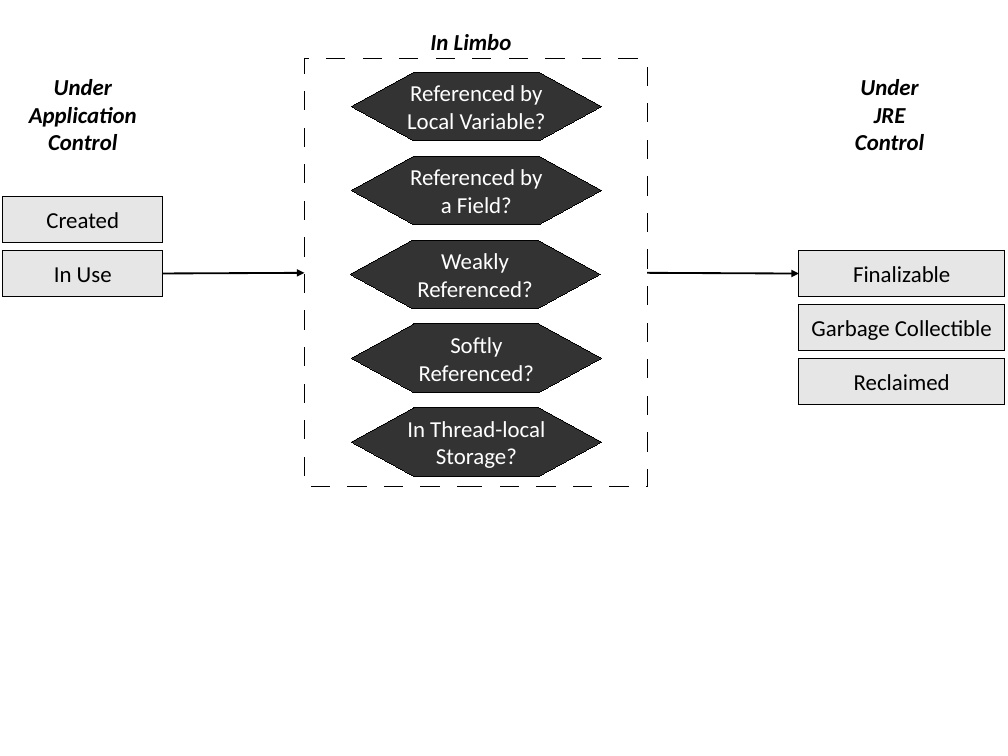
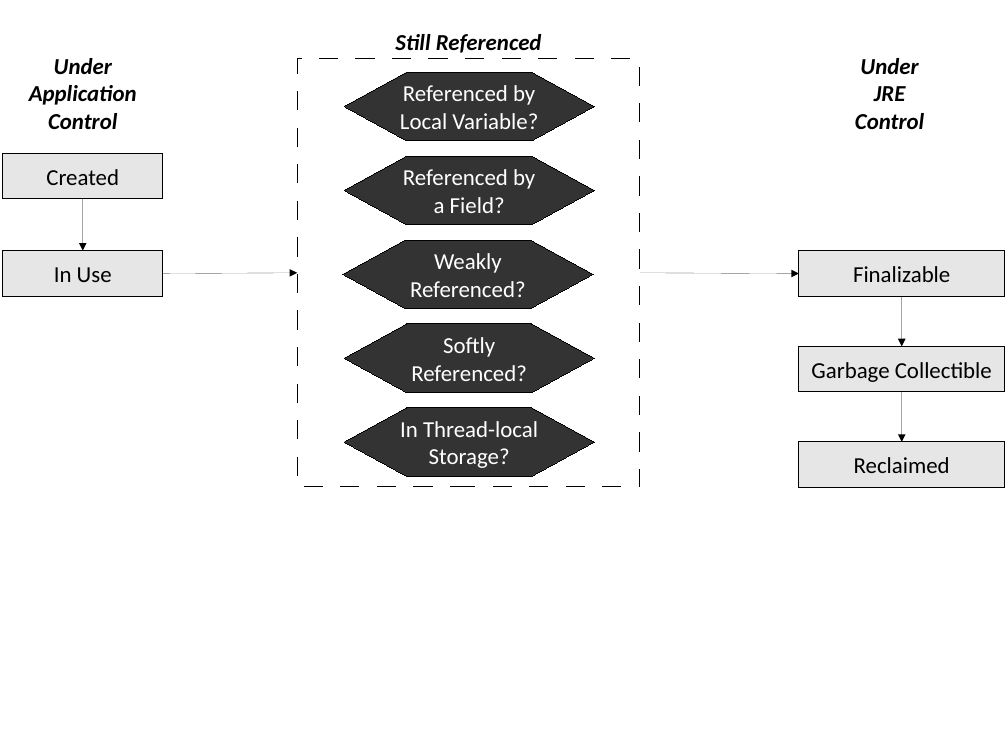
Before and after one commit to TheRuncibleTuner/bloatbook, a slide deck: slide 1 of part4/Figures/lifetime/states.odp. Drawn at 1008x756 pixels with LibreOffice and Linux fonts; fonts in the diff are those of the drawing. Boxes give left, top, right and bottom in pixels: in the first picture for what was removed or moved away, otherwise in the second. Text is boxed around its words. In the diff, an @@ line names an element or a change of style, - is before the commit and + after.

```diff
--- a/part4/Figures/lifetime/states.odp
+++ b/part4/Figures/lifetime/states.odp
@@ text "Under": place and size @@
-text "Under" at [29, 79, 137, 150]
+text "Under" at [29, 58, 137, 129]
@@ rectangle: place and size @@
-rectangle at [305, 59, 648, 487]
+rectangle at [297, 59, 640, 487]
@@ text at [395, 34, 542, 53]: text changed @@
-In Limbo
+Still Referenced
@@ text "Under": place and size @@
-text "Under" at [855, 79, 924, 150]
+text "Under" at [855, 58, 924, 129]
@@ rectangle "Created": place and size @@
-rectangle "Created" at [3, 197, 163, 242]
+rectangle "Created" at [3, 154, 163, 199]
@@ arrow added from (83, 199) to (83, 251), #000000 0 pt @@
@@ arrow moved from (163, 273) - (305, 273) to (163, 273) - (297, 273) @@
@@ arrow (163, 273) - (297, 273): stroke #000000 1.45 pt to #000000 0 pt @@
@@ arrow moved from (648, 273) - (799, 273) to (640, 273) - (799, 273) @@
@@ arrow (640, 273) - (799, 273): stroke #000000 1.45 pt to #000000 0 pt @@
@@ arrow added from (902, 296) to (902, 347), #000000 0 pt @@
@@ rectangle "Garbage Collectible": place and size @@
-rectangle "Garbage Collectible" at [799, 305, 1005, 350]
+rectangle "Garbage Collectible" at [799, 347, 1005, 392]
@@ 5 hexagons: place and size @@
-5 hexagons at [350, 72, 602, 477]
+5 hexagons at [343, 72, 595, 477]
@@ arrow added from (902, 392) to (902, 442), #000000 0 pt @@
@@ rectangle "Reclaimed": place and size @@
-rectangle "Reclaimed" at [799, 359, 1005, 405]
+rectangle "Reclaimed" at [799, 442, 1005, 488]
```
Also in this commit, not shown: 5 other files.
